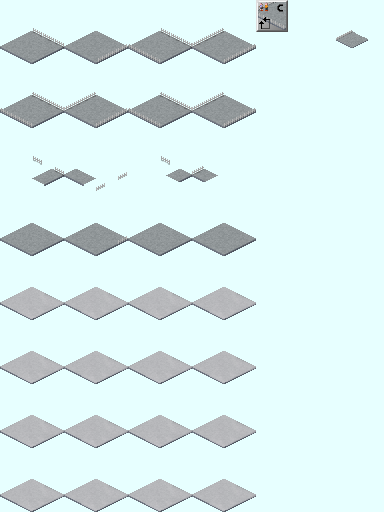
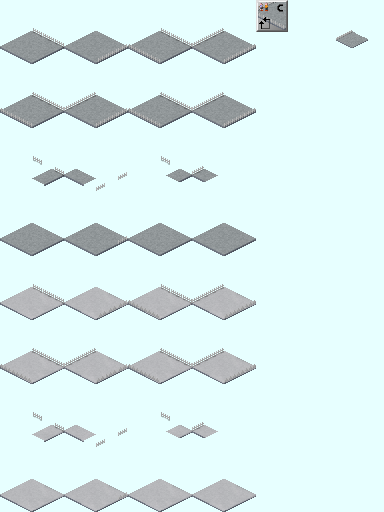
Revision of a layered 384×512 image; what changed, layer by layer:
added group "レイヤーグループ #6" with 20 layers in group "レイヤーグループ" over [0, 284, 256, 500]
added group "レイヤーグループ #7" (erase) with 16 layers in group "レイヤーグループ #6" over [33, 284, 192, 500]
added group "レイヤーグループ #8" with 8 layers in group "レイヤーグループ #7" over [33, 295, 192, 500]
added layer "貼り付けられたレイヤー #19" in group "レイヤーグループ #8" over [55, 295, 64, 304]
added layer "貼り付けられたレイヤー #20" in group "レイヤーグループ #8" over [118, 492, 127, 500]
added layer "貼り付けられたレイヤー #21" in group "レイヤーグループ #8" over [118, 428, 127, 436]
added layer "貼り付けられたレイヤー #22" in group "レイヤーグループ #8" over [33, 412, 42, 421]
added layer "貼り付けられたレイヤー #23" in group "レイヤーグループ #8" over [96, 375, 105, 383]
added layer "貼り付けられたレイヤー #24" in group "レイヤーグループ #8" over [98, 310, 107, 318]
added layer "貼り付けられたレイヤー #25" in group "レイヤーグループ #8" over [183, 295, 192, 304]
added layer "貼り付けられたレイヤー #26" in group "レイヤーグループ #8" over [161, 412, 170, 421]
added group "レイヤーグループ #9" with 6 layers in group "レイヤーグループ #7" over [33, 284, 170, 447]
added layer "貼り付けられたレイヤー #27" in group "レイヤーグループ #9" over [96, 439, 105, 447]
added layer "貼り付けられたレイヤー #28" in group "レイヤーグループ #9" over [55, 423, 64, 432]
added layer "貼り付けられたレイヤー #62" in group "レイヤーグループ #9" over [118, 364, 127, 372]
added layer "貼り付けられたレイヤー #29" in group "レイヤーグループ #9" over [161, 284, 170, 293]
added layer "貼り付けられたレイヤー #30" in group "レイヤーグループ #9" over [118, 300, 127, 308]
added layer "貼り付けられたレイヤー #31" in group "レイヤーグループ #9" over [33, 284, 42, 293]
added layer "貼り付けられたレイヤー #32" in group "レイヤーグループ #6" over [192, 422, 204, 431]
added layer "Fences #1" in group "レイヤーグループ #6" over [0, 284, 256, 383]
hid "貼り付けられたレイヤー #18", painted on it over [32, 284, 218, 442]
painted on "Base" over [0, 284, 256, 448]
